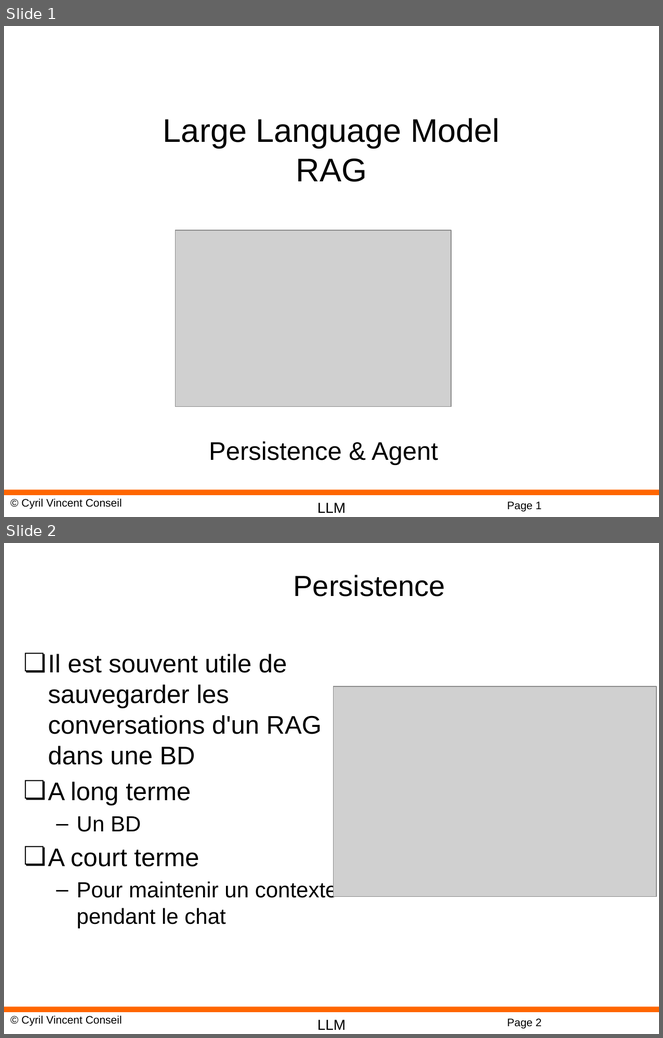
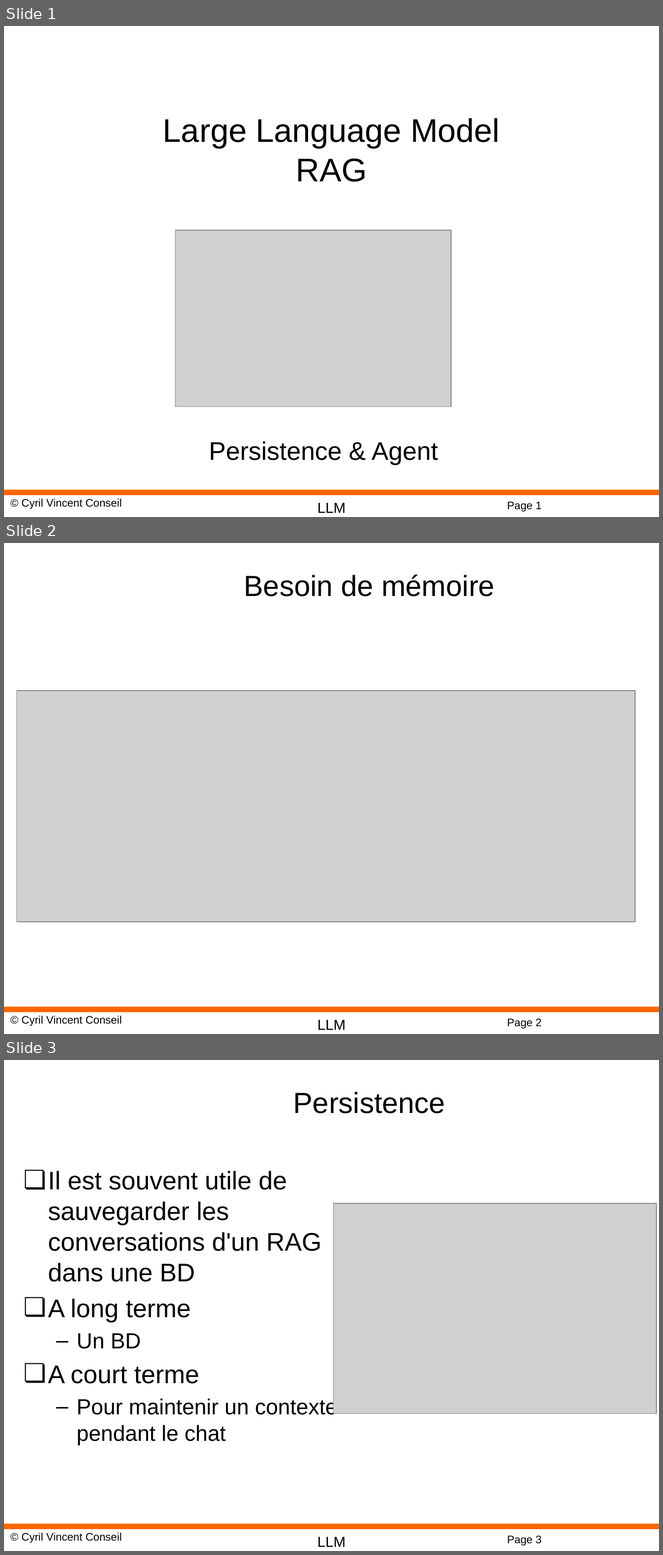
Before and after one commit to cyrilvincent/rag, a slide deck: ppt/RAG11-Persistence-Agent.pptx. Shown one above the other, each under a label of ours: slides 1 and 2 before the commit, slides 1, 2 and 3 after it. The pictures are 663x1038 and 663x1555 pixels, drawn with LibreOffice and Linux fonts; fonts in the diff are those of the drawing; grey boxes stand for pictures; background and template pictures are left out. Boxes give left, top, right and bottom in pixels: in the first picture for what was removed or moved away, otherwise in the second. Text is boxed around its words. In the diff, an @@ line names an element or a change of style, - is before the commit and + after.

```diff
--- a/ppt/RAG11-Persistence-Agent.pptx
+++ b/ppt/RAG11-Persistence-Agent.pptx
@@ slide 2 added at (4, 543, 659, 1034), background #FFFFFF; not listed: 4 template elements that a slide beside it also shows @@
@@ title added at (244, 574, 495, 597), 32 pt, text #000000 @@
+Besoin de mémoire
@@ picture added at (17, 691, 636, 922) @@
@@ what was slide 2 is now slide 3 @@
@@ page number at (507, 1536, 542, 1546): text changed @@
-Page 2
+Page 3
```
Also in this commit, not shown: 6 other files.
